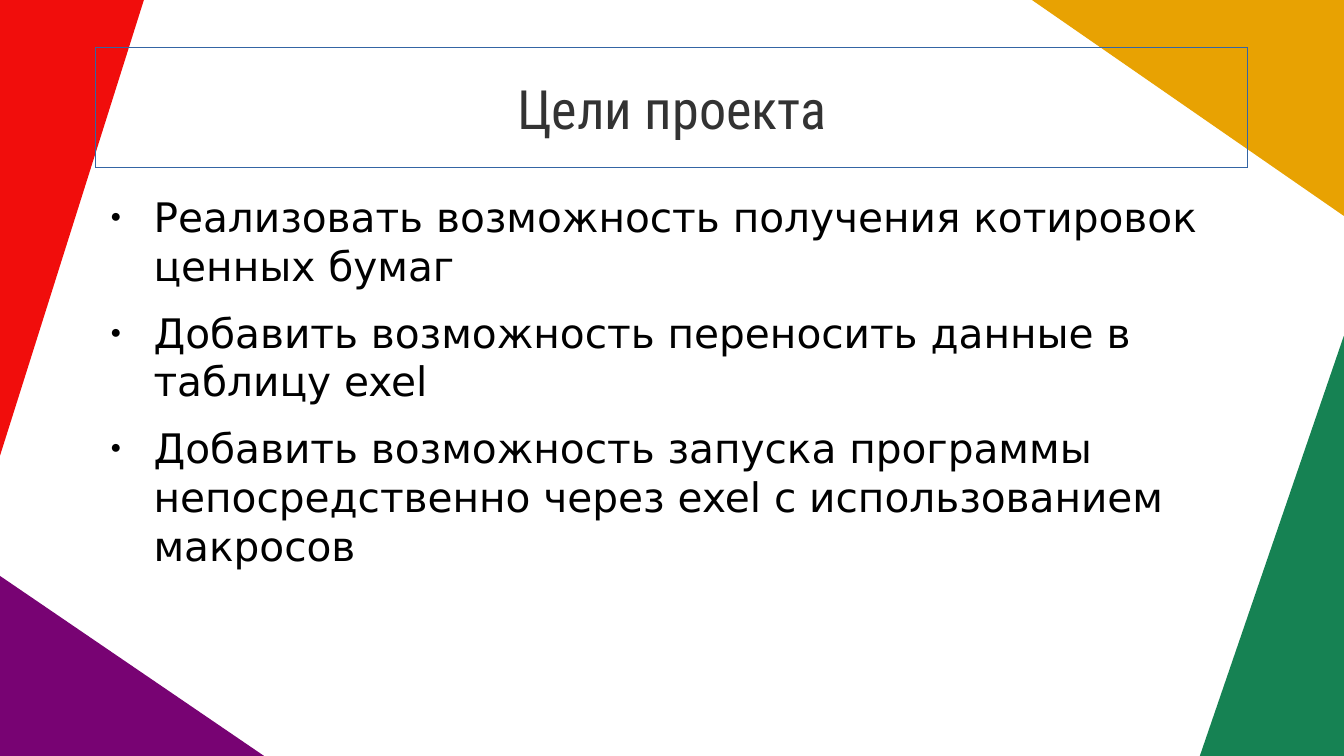
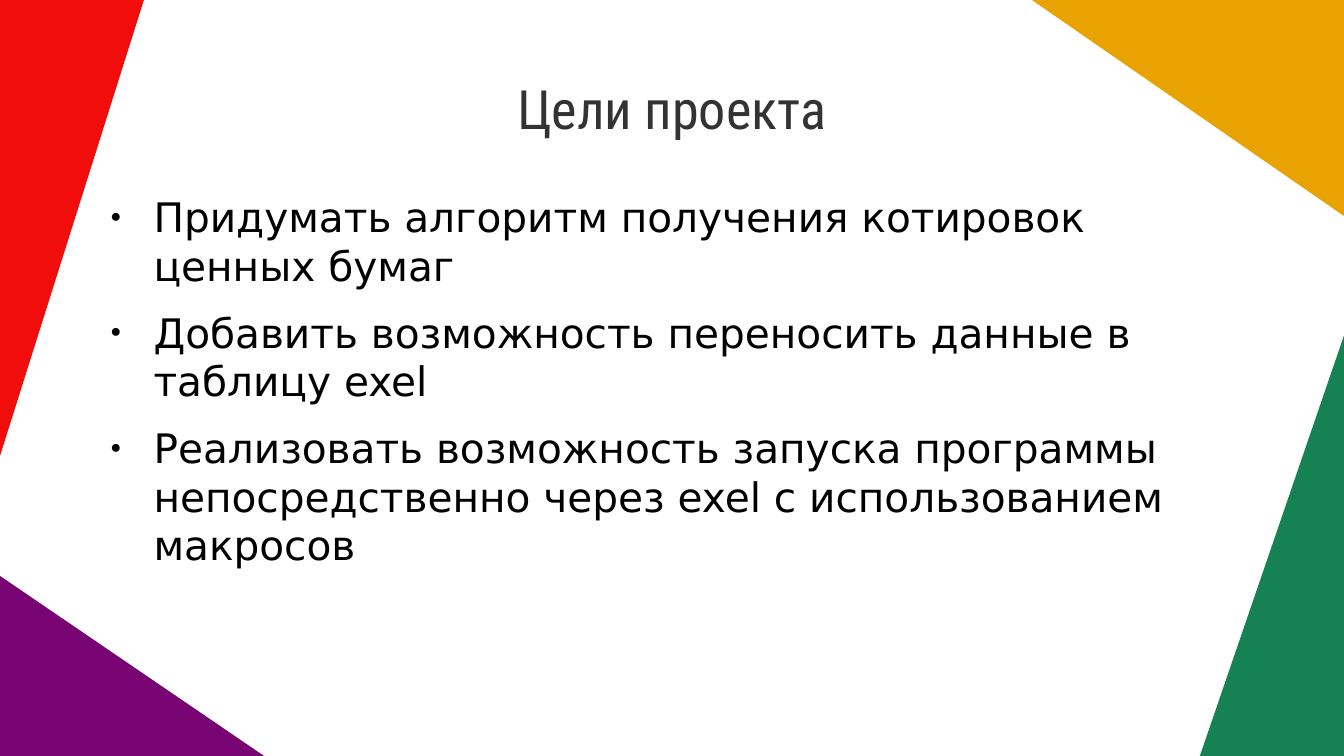
Before and after one commit to Nikineru/Stocks-bot, a slide deck: slide 2 of Проект.pptx. Drawn at 1344x756 pixels with LibreOffice and Linux fonts; fonts in the diff are those of the drawing. Boxes give left, top, right and bottom in pixels: in the first picture for what was removed or moved away, otherwise in the second. Text is boxed around its words. In the diff, an @@ line names an element or a change of style, - is before the commit and + after.

Commit message:
Доработки Проекта

```diff
--- a/Проект.pptx
+++ b/Проект.pptx
@@ text "Цели проекта": place and size @@
-text "Цели проекта" at <box>96,48,1249,167</box>
+text "Цели проекта" at <box>517,90,826,140</box>
@@ text "Цели проекта" at <box>517,90,826,140</box>: outline #3465A4 0 pt to none @@
@@ text at <box>154,202,1084,290</box>: text changed @@
-● Реализовать возможность получения котировок ценных бумаг
+● Придумать алгоритм получения котировок ценных бумаг
@@ text at <box>154,433,1163,569</box>: text changed @@
-● Добавить возможность запуска программы непосредственно через exel с использованием макросов
+● Реализовать возможность запуска программы непосредственно через exel с использованием макросов
```
Also in this commit, not shown: 6 other slides changed.
